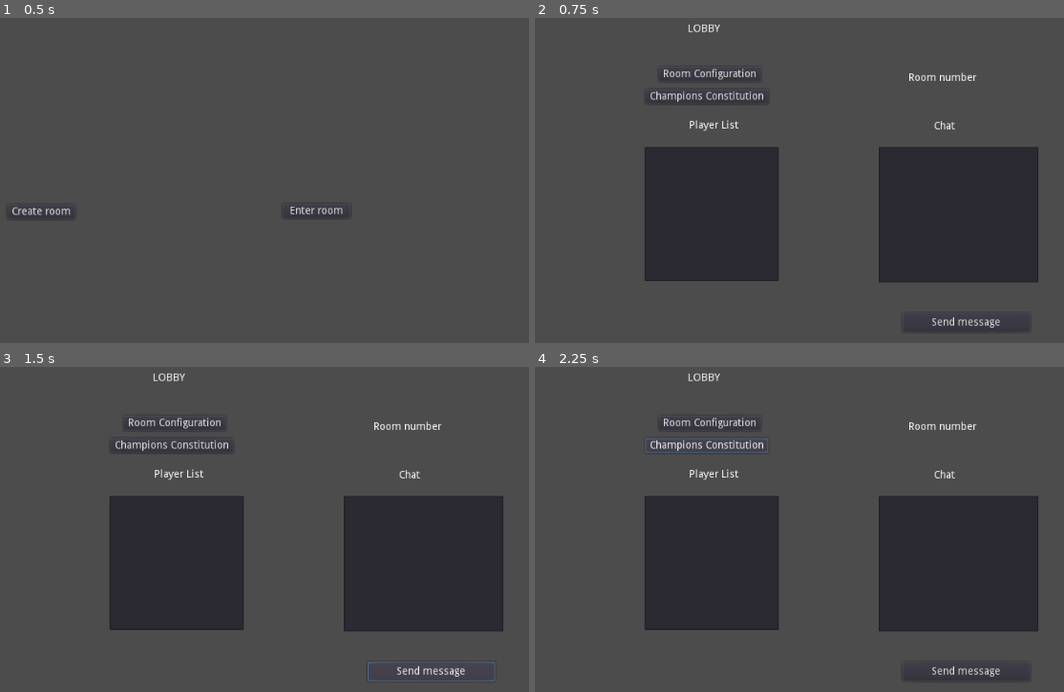
Above: before the commit, frames 1-4 (two rows, left to right).
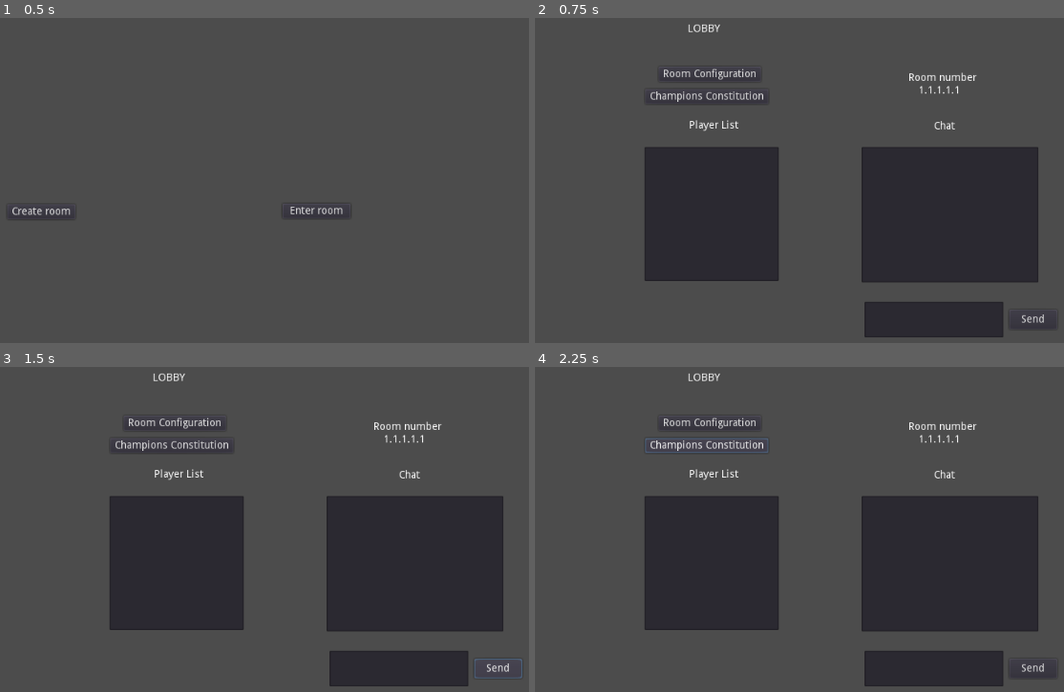
Above: after the commit, the same moments.

Repository: braveachilles/online_test_connection
Game: Godot game, scene res://RoomMenu.tscn
The game is run twice, just before and just after one commit, with the same random seed, the same clock (stepped at 60 frames per second) and the same inputs.
Inputs:
- Up to frame 1 (0.5 s): no input
- Up to frame 2 (0.75 s): click "Create room" at 0.5 s
- Up to frame 3 (1.5 s): click "Send message" (after the commit: "Send") at 1.25 s
- Up to frame 4 (2.25 s): click "Champions Constitution" at 2 s

Frame 1 is identical in both runs. In frame 2, 3.3% of the frame differs, in the area x 61-97%, y 20-99%; in frame 3, 4.3%, in the area x 61-99%, y 20-99%; in frame 4, 3.3%.
Error after the commit: Parse Error: The method "count" isn't declared in the current class. (res://Lobby.gd:37)

Commit message:
progres connection encription

Diff:
--- /dev/null
+++ b/Lobby.gd
@@ -0,0 +1,46 @@
+extends Control
+var network_peer
+var room_number
+var player_list
+var chat_list
+var host_player
+var chat_message_enter
+
+#------------------------ Dictionary -------------------------
+
+const dictionary_ip_block_1 = ["t", "b", "r", "u", "s", "a", "y", "p", "v", "o"]
+const dictionary_ip_block_2 = ["z", "w", "q", "i", "y", "u", "x", "f", "e", "l"]
+const dictionary_ip_block_3 = ["g", "j", "b", "d", "k", "m", "h", "t", "c", "f"]
+const dictionary_ip_block_4 = ["h", "k", "e", "l", "t", "y", "m", "n", "p", "i"]
+
+func _ready():
+	room_number = $RoomNumber
+	player_list = $PlayerList
+	chat_list = $Chat
+	chat_message_enter = $ChatMessageEnter
+	var peer = NetworkedMultiplayerENet.new()
+	peer.create_server(8000, 4)
+	network_peer = peer
+	Global.player_list.append(peer)
+	var http = $HTTPRequest
+	http.request("https://api.ipify.org")
+	host_player = "Player 1 (Host)"
+	player_list.add_item(host_player, null, false)
+
+func _on_HTTPRequest_request_completed(result, response_code, headers, body):
+	var ip = body.get_string_from_utf8()
+	var ip_splited = ip.split(".")
+	var ip_segment_1 = int(ip_splited[0])*3
+	var ip_segment_2 = int(ip_splited[1])+17
+	var ip_segment_3 = int(ip_splited[2])*4
+	var ip_segment_4 = int(ip_splited[3])+21
+	for i in range (0, count(str(ip_segment_1))):
+		var segment_1 = dictionary_ip_block_1[int(str(ip_segment_1)[0])]
+	room_number.text = ip
+	print("la ip es: " + ip)
+	print("value 1:" + str(ip_segment_1) + "value 2:" + str(ip_segment_2) + "value 3:" + str(ip_segment_3) +"value 4:" + str(ip_segment_4))
+	print(segment_1)
+
+func _on_SendMessage_pressed():
+	chat_list.add_item(chat_message_enter.text)
+	chat_message_enter.text = ""
--- a/Lobby.tscn
+++ b/Lobby.tscn
@@ -1,8 +1,11 @@
-[gd_scene format=2]
+[gd_scene load_steps=2 format=2]
+
+[ext_resource path="res://Lobby.gd" type="Script" id=1]
 
 [node name="Lobby" type="Control"]
 anchor_right = 1.0
 anchor_bottom = 1.0
+script = ExtResource( 1 )
 
 [node name="Lobby" type="Label" parent="."]
 anchor_right = 1.0
@@ -13,7 +16,7 @@
 margin_bottom = -436.0
 text = "LOBBY"
 
-[node name="RoomNumber" type="Label" parent="."]
+[node name="RoomNumberTitle" type="Label" parent="."]
 margin_left = 776.0
 margin_top = 216.0
 margin_right = 867.0
@@ -31,17 +34,17 @@
 [node name="Chat" type="ItemList" parent="."]
 anchor_right = 1.0
 anchor_bottom = 1.0
-margin_left = 736.0
+margin_left = 713.0
 margin_top = 316.0
 margin_right = -74.0
 margin_bottom = -102.0
 
 [node name="SendMessage" type="Button" parent="."]
-margin_left = 768.0
-margin_top = 539.0
-margin_right = 939.0
-margin_bottom = 565.0
-text = "Send message"
+margin_left = 911.0
+margin_top = 535.0
+margin_right = 975.0
+margin_bottom = 561.0
+text = "Send"
 
 [node name="RoomConfiguration" type="Button" parent="."]
 margin_left = 441.0
@@ -74,3 +77,24 @@
 margin_right = -148.0
 margin_bottom = -305.0
 text = "Chat"
+
+[node name="RoomNumber" type="Label" parent="."]
+anchor_right = 1.0
+anchor_bottom = 1.0
+margin_left = 765.0
+margin_top = 233.0
+margin_right = -154.0
+margin_bottom = -353.0
+text = "1.1.1.1.1"
+align = 1
+
+[node name="HTTPRequest" type="HTTPRequest" parent="."]
+
+[node name="ChatMessageEnter" type="TextEdit" parent="."]
+margin_left = 717.0
+margin_top = 524.0
+margin_right = 903.0
+margin_bottom = 572.0
+
+[connection signal="pressed" from="SendMessage" to="." method="_on_SendMessage_pressed"]
+[connection signal="request_completed" from="HTTPRequest" to="." method="_on_HTTPRequest_request_completed"]
--- a/RoomMenu.gd
+++ b/RoomMenu.gd
@@ -1,41 +1,14 @@
 extends Control
-var network_peer
 
-# Declare member variables here. Examples:
-# var a = 2
-# var b = "text"
-
-
-# Called when the node enters the scene tree for the first time.
 func _ready():
 	pass # Replace with function body.
 
+func _on_CreateRoom_pressed():
 
-# Here must be created the connection (network multiplayer peer)
-
-
-func _on_CreateRoom_pressed():
-	var peer = NetworkedMultiplayerENet.new()
-	peer.create_server(8000, 4)
-	network_peer = peer
-	Global.player_list.append(peer)
-	var http = $HTTPRequest
-	http.request("https://api.ipify.org")
 	get_tree().change_scene("res://Lobby.tscn")
-
-func print_ip(result, response_code, headers, body):
-	var ip = body.get_string_from_utf8()
-	print("la ip es: " + ip)
-
 
 func _on_EnterRoom_pressed():
 	$PopupEnterCodeRoom.visible = true
 
-
 func _on_TextureButton_pressed():
 	$PopupEnterCodeRoom.visible = false
-
-
-func _on_HTTPRequest_request_completed(result, response_code, headers, body):
-	var ip = body.get_string_from_utf8()
-	print("la ip es: " + ip)
--- a/RoomMenu.tscn
+++ b/RoomMenu.tscn
@@ -78,4 +78,3 @@
 [connection signal="pressed" from="CreateRoom" to="." method="_on_CreateRoom_pressed"]
 [connection signal="pressed" from="EnterRoom" to="." method="_on_EnterRoom_pressed"]
 [connection signal="pressed" from="PopupEnterCodeRoom/VBoxContainer/TextureButton" to="." method="_on_TextureButton_pressed"]
-[connection signal="request_completed" from="HTTPRequest" to="." method="_on_HTTPRequest_request_completed"]
